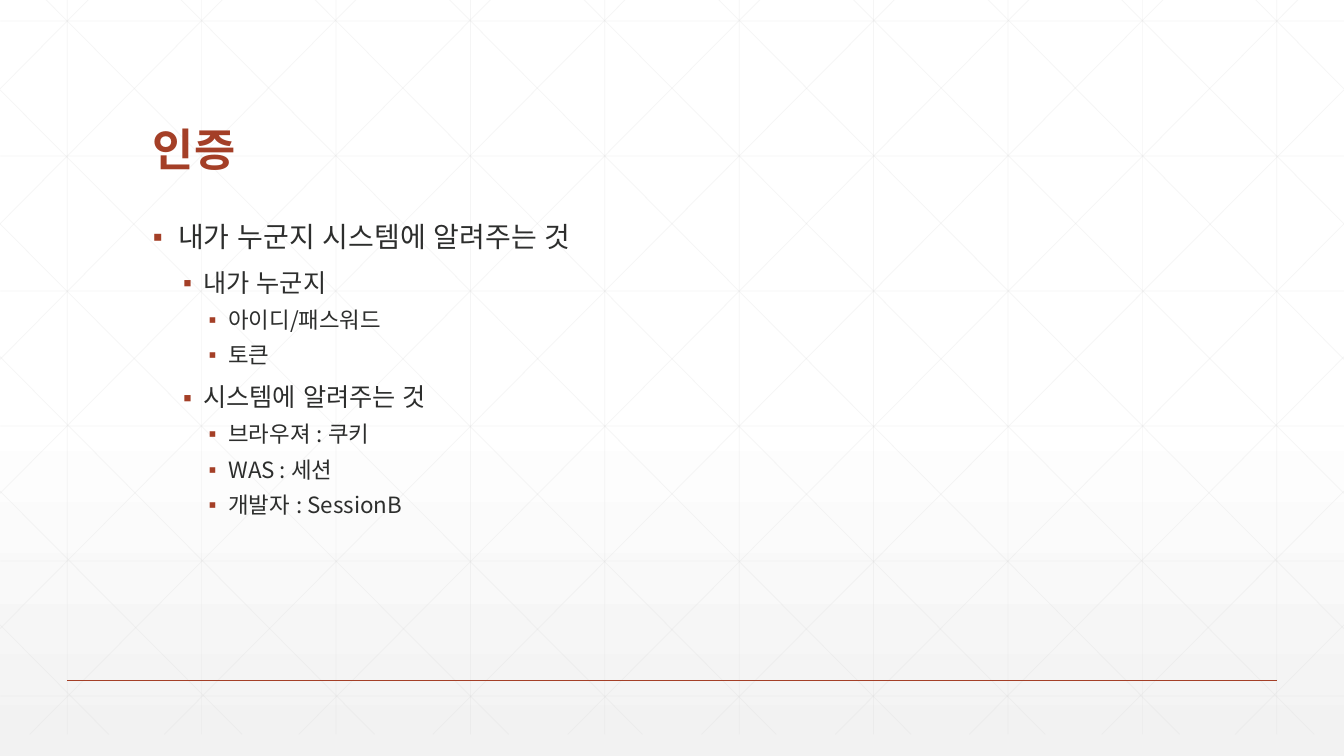
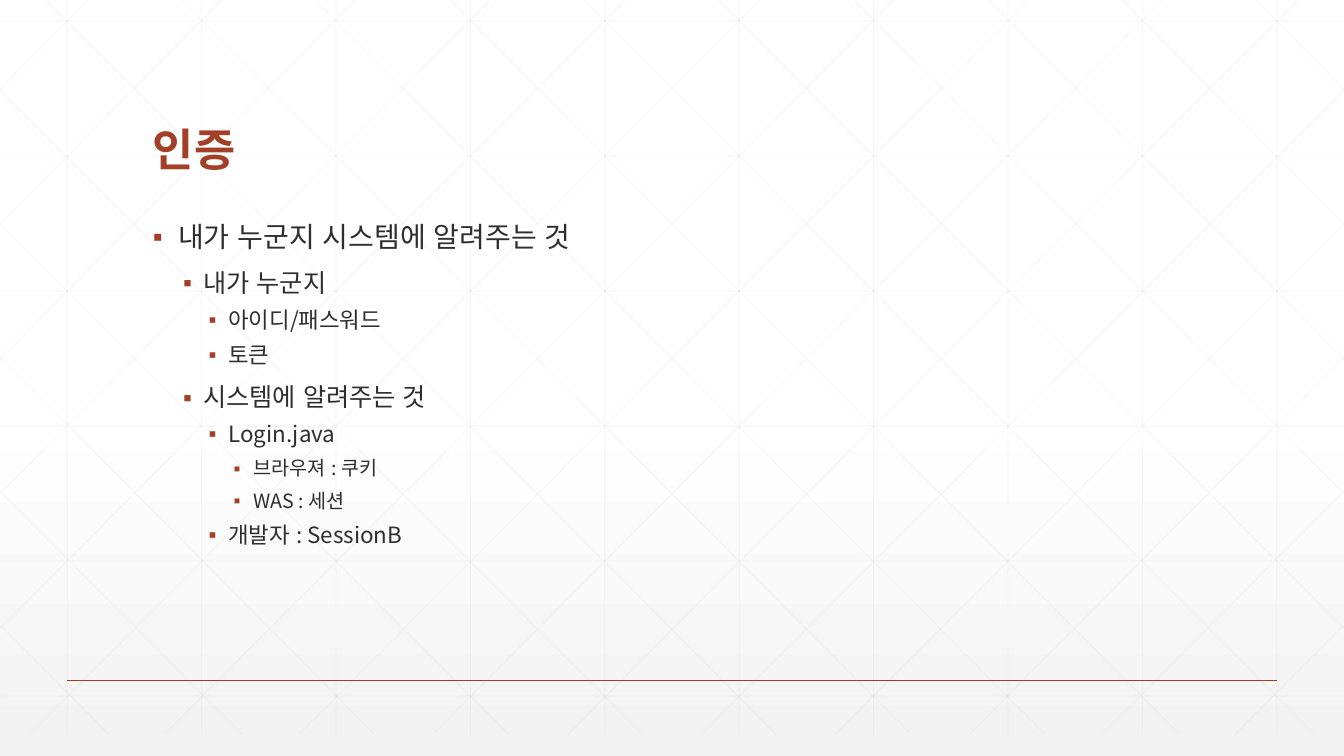
Before and after one commit to zeroshift01/code5, a slide deck: slide 5 of inflearn05/doc/5.인증과 접근제어 기능을 구현합니다..pptx. Drawn at 1344x756 pixels with LibreOffice and Linux fonts; fonts in the diff are those of the drawing. Boxes give left, top, right and bottom in pixels: in the first picture for what was removed or moved away, otherwise in the second. Text is boxed around its words. In the diff, an @@ line names an element or a change of style, - is before the commit and + after.

```diff
--- a/inflearn05/doc/5.인증과 접근제어 기능을 구현합니다..pptx
+++ b/inflearn05/doc/5.인증과 접근제어 기능을 구현합니다..pptx
@@ text at (228, 425, 335, 448): paragraph added @@
+    ▪ Login.java
@@ text at (254, 458, 377, 510): size 16 to 14 pt in "브라우져 : 쿠키", "WAS : 세션"; list level 3 to 4 in "브라우져 : 쿠키"; list level 3 to 4 in "WAS : 세션" @@
```
Also in this commit, not shown: 3 other slides changed, 3 other files.
